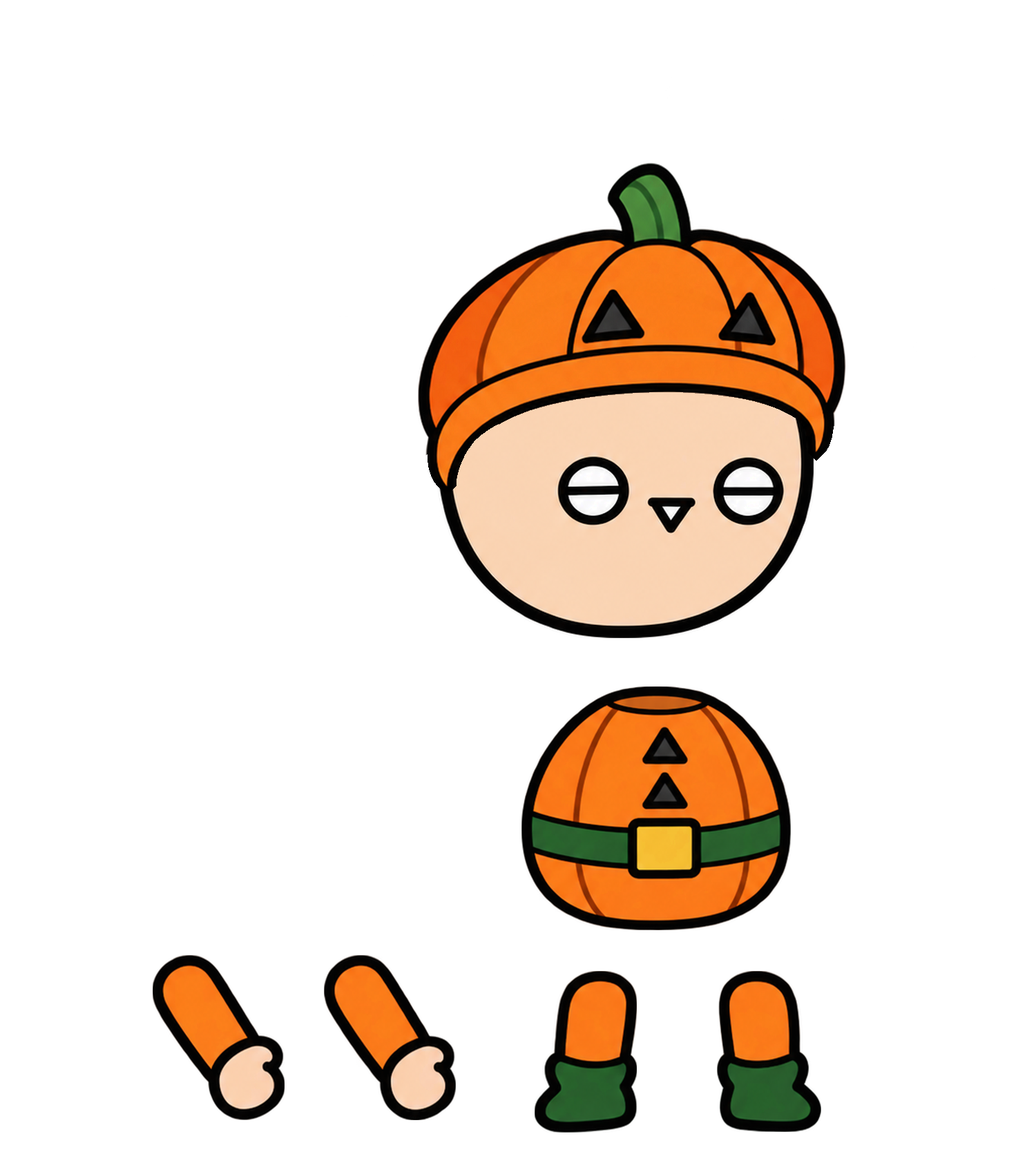
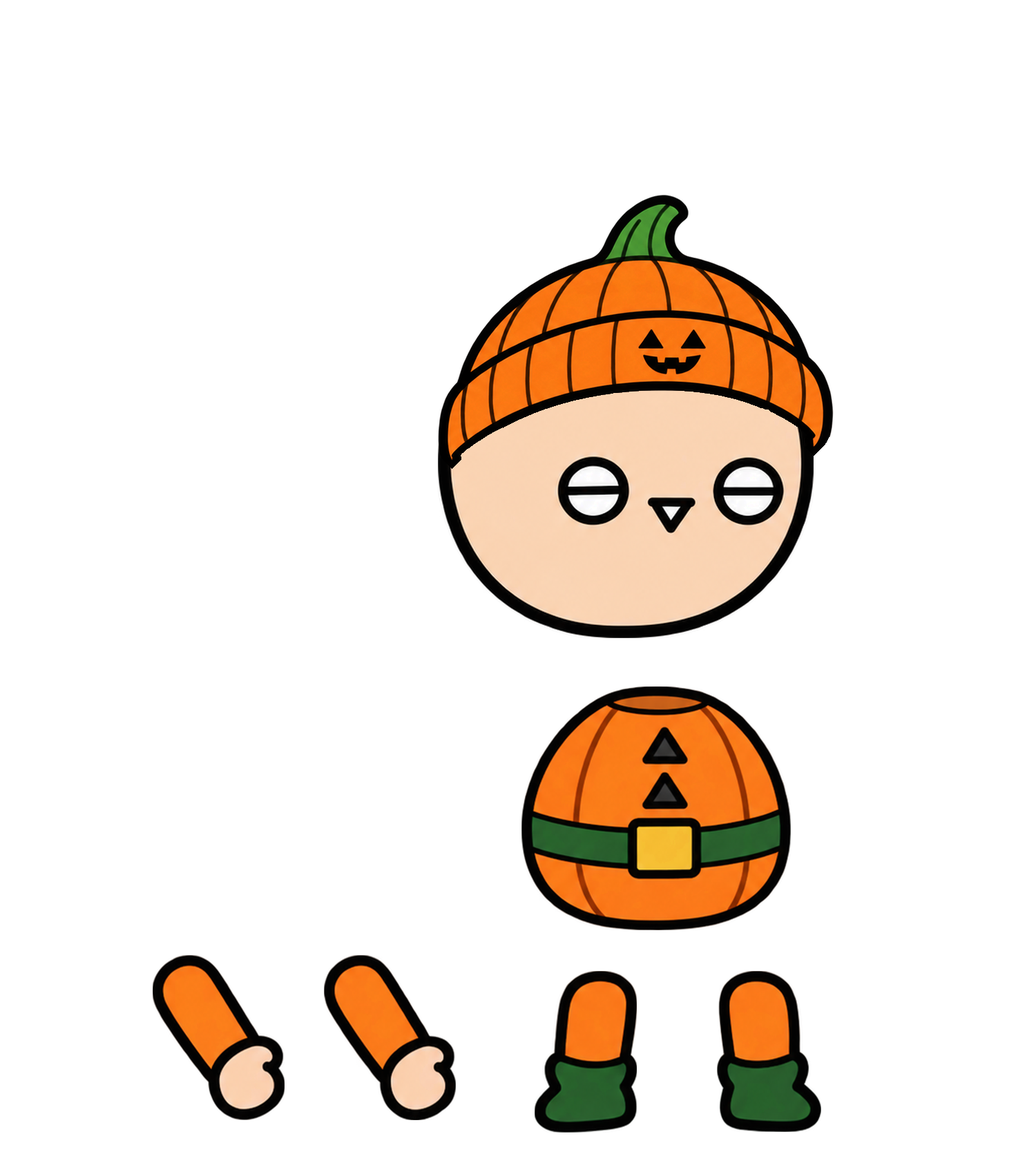
Layers edited between the first and the second 1036×1174 image:
painted on "머리" over [415, 160, 848, 493]
